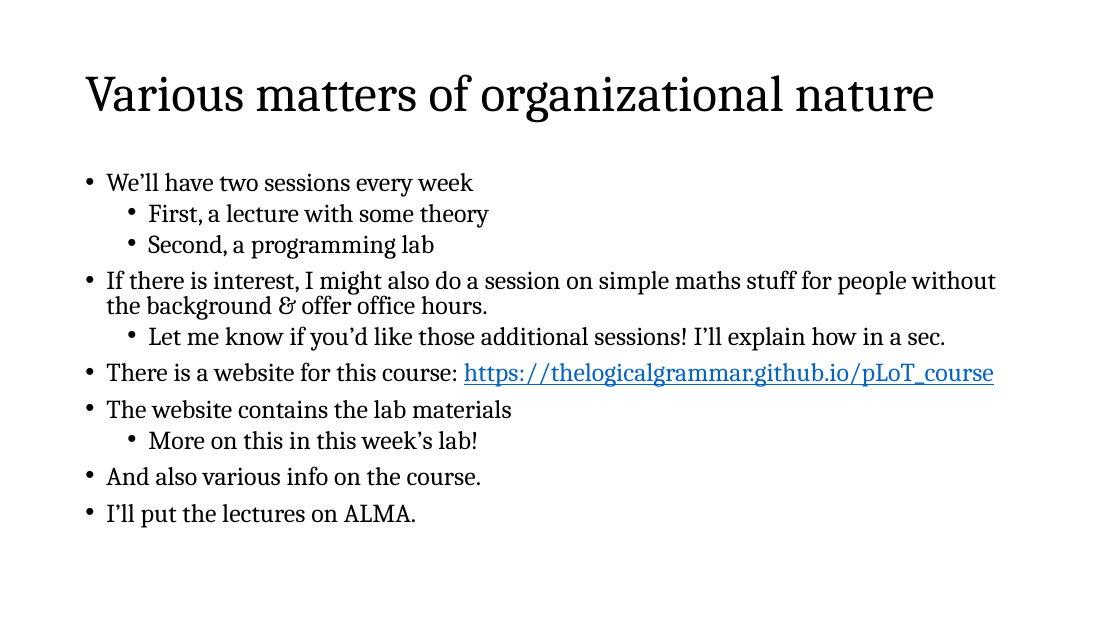
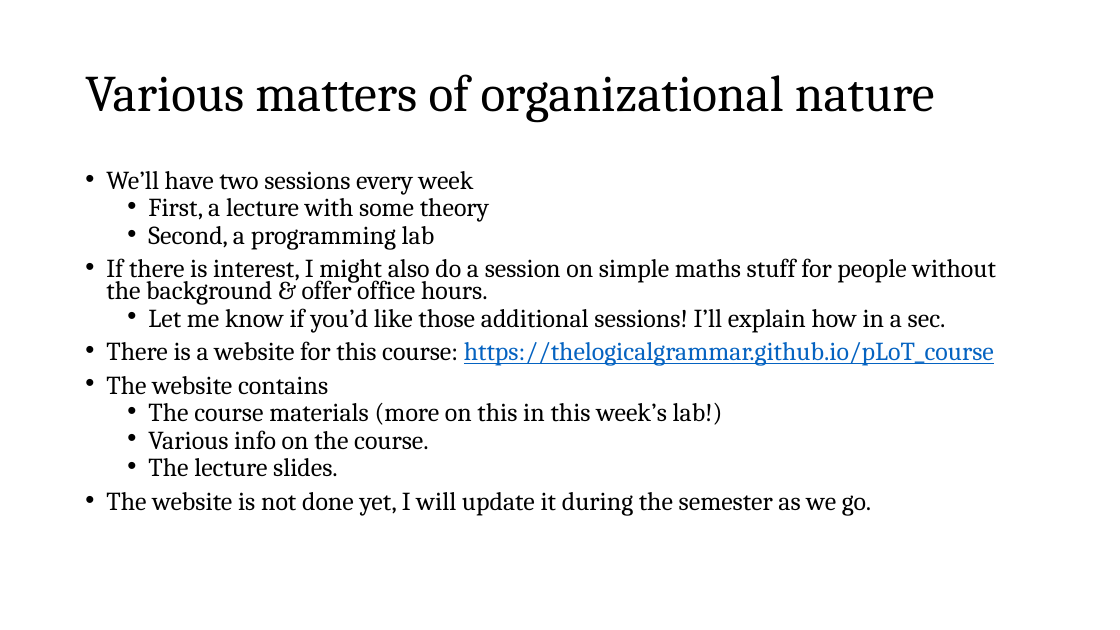
Before and after one commit to thelogicalgrammar/pLoT_course, a slide deck: slide 3 of 1_introduction.pptx. Drawn at 1120x630 pixels with LibreOffice and Linux fonts; fonts in the diff are those of the drawing; background and template pictures are left out. Boxes give left, top, right and bottom in pixels: in the first picture for what was removed or moved away, otherwise in the second. Text is boxed around its words. In the diff, an @@ line names an element or a change of style, - is before the commit and + after.

```diff
--- a/1_introduction.pptx
+++ b/1_introduction.pptx
@@ text at (x1=106, y1=171, x2=996, y2=366): line spacing 0.8 to 0.7 @@
@@ text at (x1=106, y1=376, x2=871, y2=516): text changed @@
-• The website contains the lab materials
-  • More on this in this week’s lab!
-• And also various info on the course.
-• I’ll put the lectures on ALMA.
+• The website contains
+  • The course materials (more on this in this week’s lab!)
+  • Various info on the course.
+  • The lecture slides.
+• The website is not done yet, I will update it during the semester as we go.
```
Also in this commit, not shown: 1 slide added, 29 other files.
